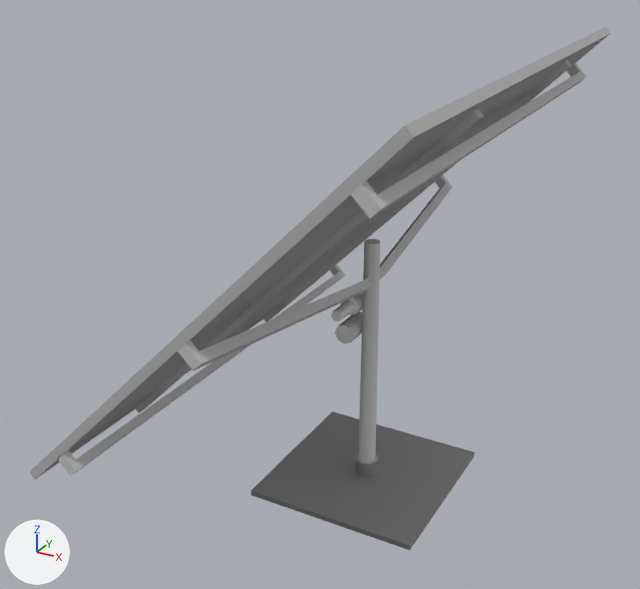
One commit to the glTF model runtime/spanel.glb: the scene before it, then after it.
Rendered twice from a 50 mm lens placed at (-3.85, -4.98, 2.85), pointed at (-6.53, -0.1, 0.41). Every picture has the same lights, and +X, +Y and +Z are marked at lower left. The first picture is the older version. Where no turn or scale is listed for an object, it has been applied to the vertices. Vertices at exactly the same position are counted once.

The older version as bpy lines, for what is in view:
```python
me_mesh_001 = bpy.data.meshes.new('Mesh.001')
me_mesh_001.from_pydata(...)  # 104 vertices, 184 faces; spans x -0.37..0.86, y -0.62..0.62, z -1.51..0.33
me_mesh_001.materials.append(mat_environment_1)  # picture img_parking_texture
me_mesh_002 = bpy.data.meshes.new('Mesh.002')
me_mesh_002.from_pydata(...)  # 368 vertices, 648 faces; spans x -1.26..1.25, y -1.77..1.77, z -0.98..1.53
me_mesh_002.materials.append(mat_environment_2)  # picture img_parking_texture
ob_cylinder = bpy.data.objects.new('Cylinder', me_mesh_001)
ob_cylinder.location = (-6.442, 0.0, 0.499)
ob_plane_003 = bpy.data.objects.new('Plane_003', me_mesh_002)
ob_plane_003.location = (-6.442, 0.0, 0.521)
```
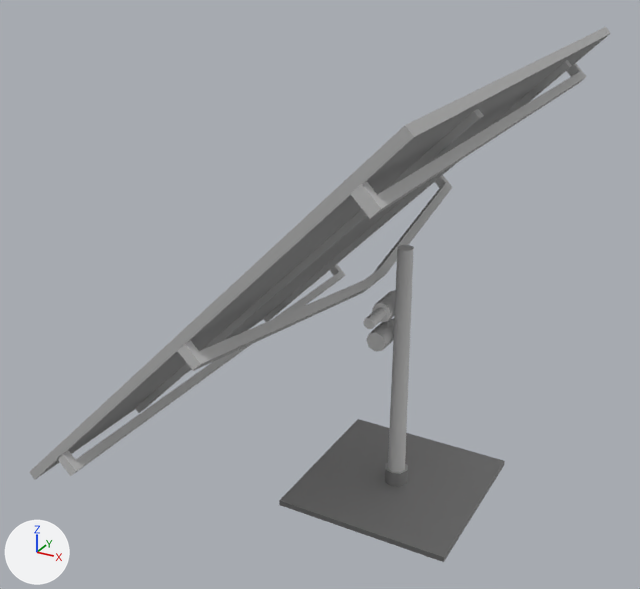
The newer file is also rescaled (x0.5), turned or shifted as a whole; pictures and numbers use the older file's frame.

Changed parts and their boxes [x1, y1, x2, y2] in the pictures (640 x 589 px):
'Cylinder', moved
    before: [251, 239, 475, 550]
    after: [279, 245, 505, 562]

The edits, one by one:
me_mesh_001 is used by ob_cylinder; location (-6.442, 0.0, 0.499).
me_mesh_001 had 104 vertices, 184 faces and spanned x -0.37..0.86, y -0.62..0.62, z -1.51..0.33.
me_mesh_001 now has 104 vertices, 184 faces and spans x -0.13..1.1, y -0.62..0.62, z -1.51..0.33.
me_mesh_001 part 1: the whole mesh is moved by (0.24, 0.0, 0.0).
